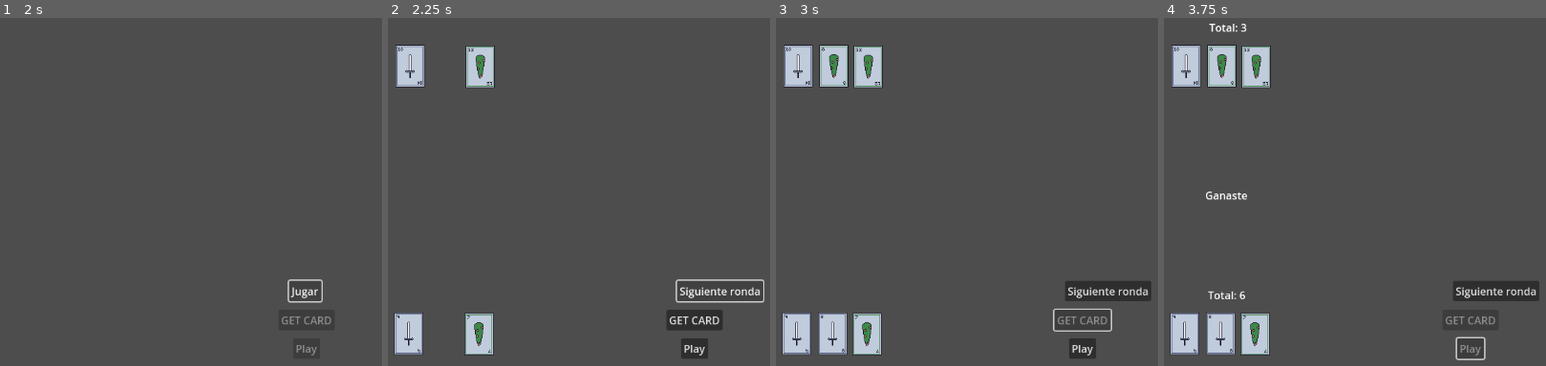
Above: before the commit, frames 1-4 (left to right).
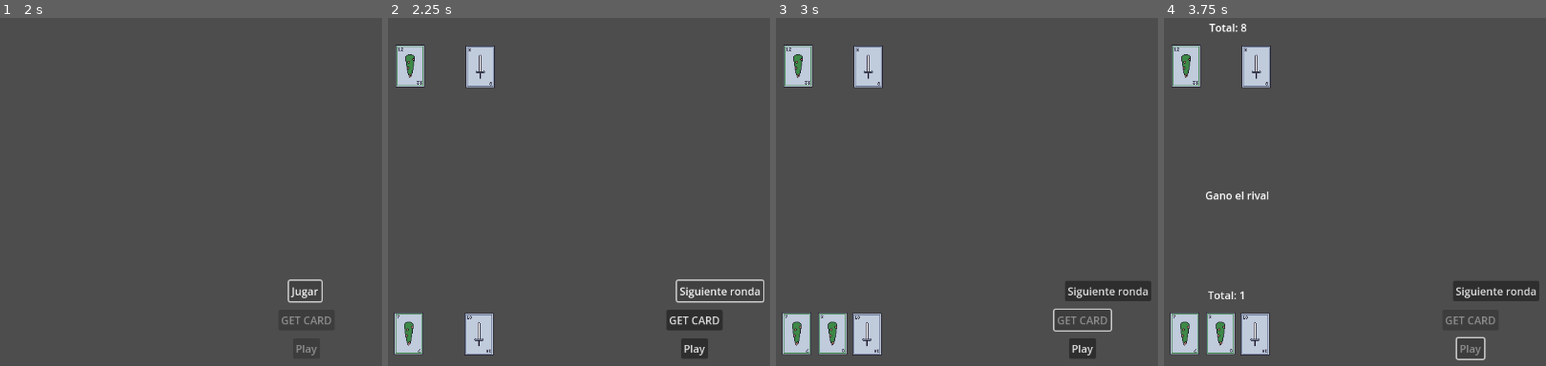
Above: after the commit, the same moments.

Repository: JavoMCL/CardGame
Game: Godot game, scene res://scenes/play.tscn
The game is run twice, just before and just after one commit, with the same random seed, the same clock (stepped at 60 frames per second) and the same inputs. The project has no main scene, so this scene is started directly.
Inputs:
- Up to frame 1 (2 s): click "Jugar" at 0.5 s; click "Siguiente ronda" at 1.25 s
- Up to frame 2 (2.25 s): click "Jugar" at 2 s
- Up to frame 3 (3 s): click "GET CARD" at 2.75 s
- Up to frame 4 (3.75 s): click "Play" at 3.5 s

Frame 1 is identical in both runs. In frame 2, 0.9% of the frame differs, in the area x 2-28%, y 8-97%; in frame 3, 2.1%; in frame 4, 2.3%, in the area x 2-28%, y 1-97%.

Commit message:
Some corrections

Diff:
--- a/scenes/script/card_area.gd
+++ b/scenes/script/card_area.gd
@@ -8,9 +8,11 @@
 const VALOR_ESPECIAL_TRIO_FIGURAS := 30 # ajustar segun la regla real
 
 var cartas: Array = [] # cada elemento es [palo, valor]
+var carta_extra_pendiente: Array = []
 
 func recibir_cartas(c1: Array, c2: Array) -> void:
 	cartas.clear()
+	carta_extra_pendiente = []
 	cartas.append(c1)
 	cartas.append(c2)
 
@@ -28,6 +30,15 @@
 	cartas.append(c3)
 	carta3.visible = true
 	carta3.mostrar(c3[0], c3[1])
+
+func decidir_carta_extra(c3: Array) -> void:
+	carta_extra_pendiente = c3
+
+func revelar_carta_extra() -> void:
+	if carta_extra_pendiente.is_empty():
+		return
+	agregar_carta_extra(carta_extra_pendiente)
+	carta_extra_pendiente = []
 
 func es_trio_especial() -> bool:
 	if cartas.size() != 3:
@@ -63,6 +74,7 @@
 
 func resetear() -> void:
 	cartas.clear()
+	carta_extra_pendiente = []
 	carta1.visible = false
 	carta2.visible = false
 	carta3.visible = false
--- a/scenes/script/play.gd
+++ b/scenes/script/play.gd
@@ -31,19 +31,26 @@
 	boton_plantarse.disabled = false
 	label_ganador.text = ""
 
+	_rival_decidir()
+
 func _on_pedir_carta_pressed() -> void:
 	if area_jugador.tiene_tercera_carta():
 		return
 	area_jugador.agregar_carta_extra(mazo.repartir())
 	boton_pedir.disabled = true
 
-	# logica simple de rival: pide carta si tiene menos de 7 puntos
+func _rival_decidir() -> void:
+	if area_rival.tiene_tercera_carta():
+		return
 	if area_rival.calcular_puntos() < 7:
-		area_rival.agregar_carta_extra(mazo.repartir())
+		area_rival.decidir_carta_extra(mazo.repartir())
 
 func _on_plantarse_pressed() -> void:
+	area_rival.revelar_carta_extra() # recien ahora se muestra si el rival pidio
+
 	area_jugador.mostrar_resultado()
 	area_rival.mostrar_resultado()
+
 	boton_pedir.disabled = true
 	boton_plantarse.disabled = true
 
